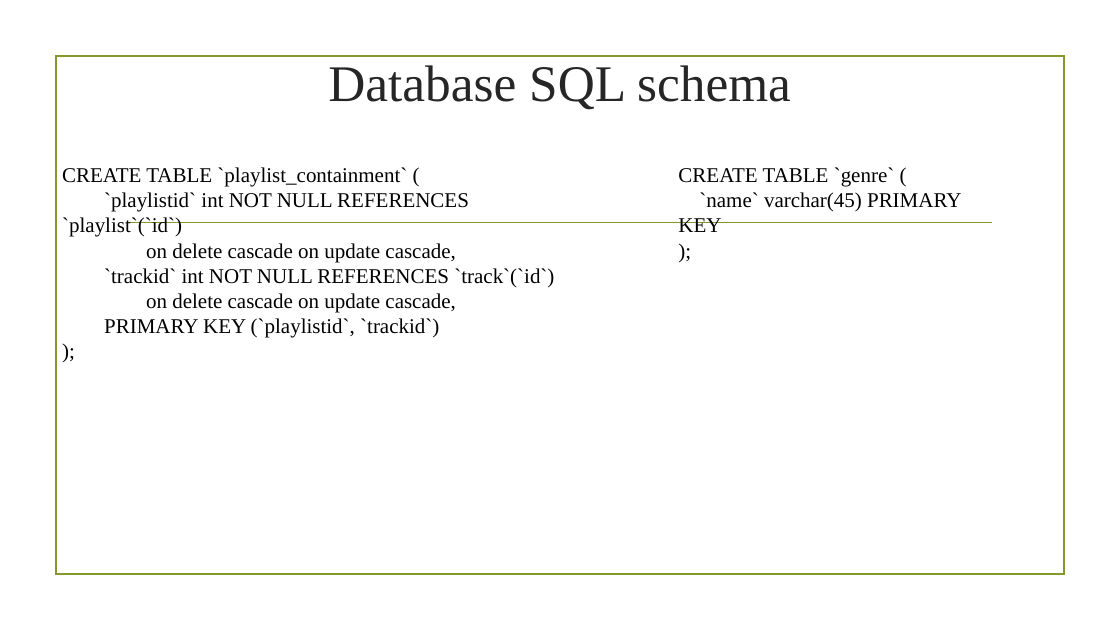
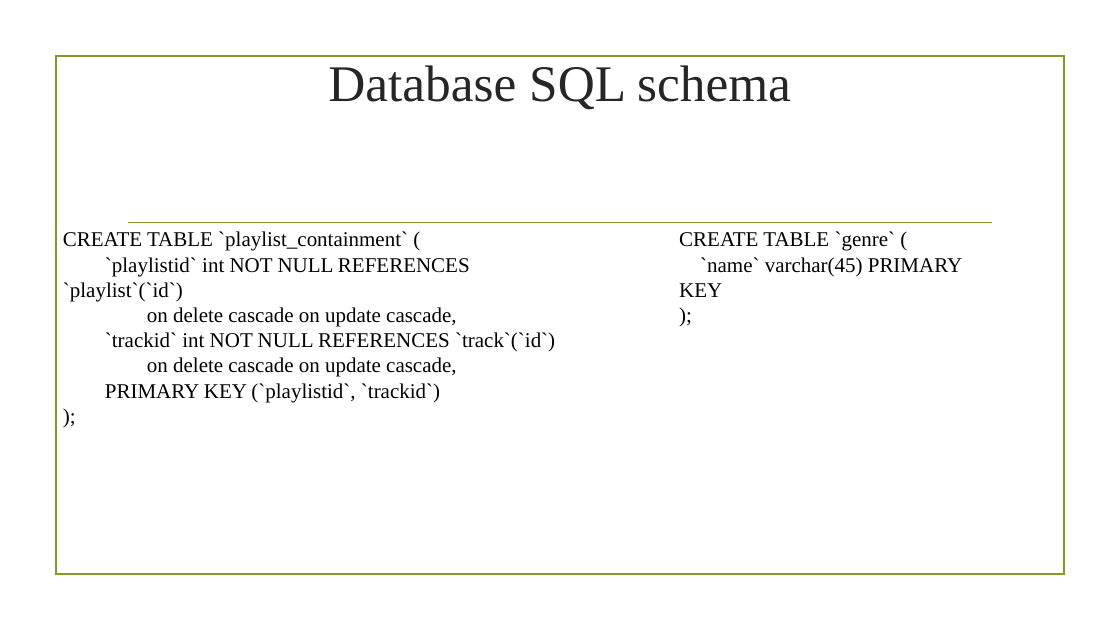
Before and after one commit to alex-atanassov/TIW2021-Atanassov-Bruno, a slide deck: slide 8 of deliverables/Presentazione progetto TIW.pptx. Drawn at 1120x630 pixels with LibreOffice and Linux fonts; fonts in the diff are those of the drawing; background and template pictures are left out. Boxes give left, top, right and bottom in pixels: in the first picture for what was removed or moved away, otherwise in the second. Text is boxed around its words. In the diff, an @@ line names an element or a change of style, - is before the commit and + after.

```diff
--- a/deliverables/Presentazione progetto TIW.pptx
+++ b/deliverables/Presentazione progetto TIW.pptx
@@ text "CREATE TABLE `playlist_containment` (": place and size @@
-text "CREATE TABLE `playlist_containment` (" at (62, 167, 554, 338)
+text "CREATE TABLE `playlist_containment` (" at (63, 231, 555, 402)
@@ text "CREATE TABLE `genre` (": place and size @@
-text "CREATE TABLE `genre` (" at (678, 167, 961, 232)
+text "CREATE TABLE `genre` (" at (679, 231, 962, 297)
```
Also in this commit, not shown: 28 other slides changed, 4 slides added, 3 slides removed.
